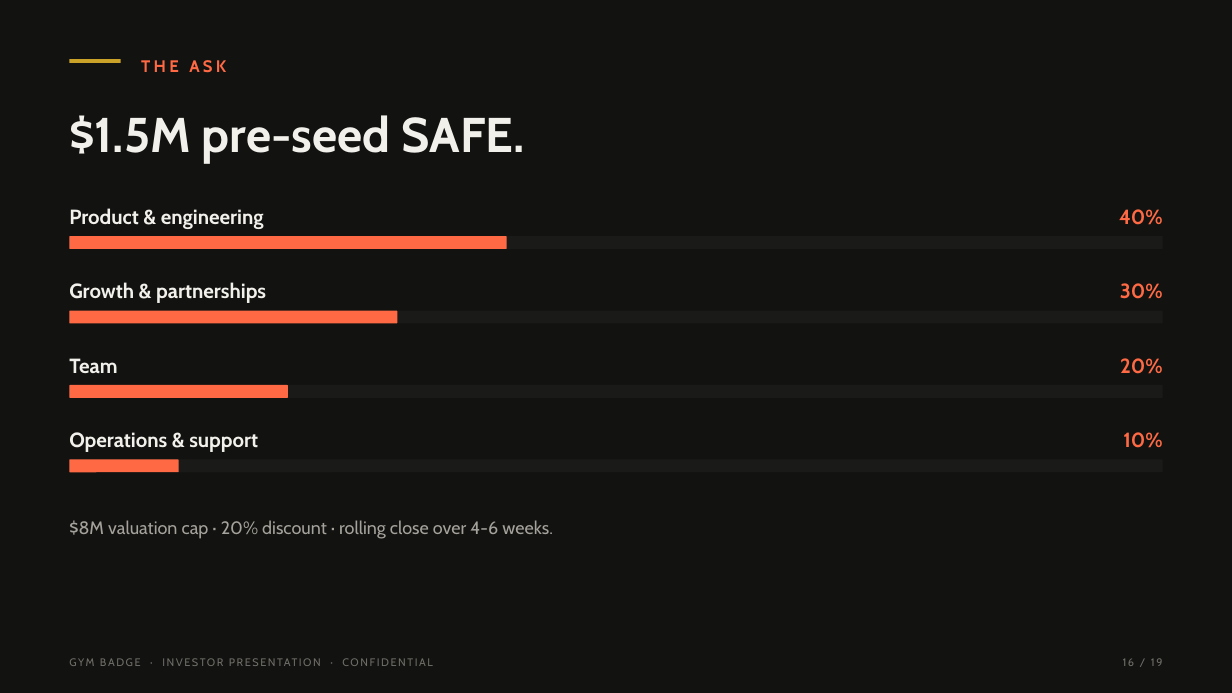
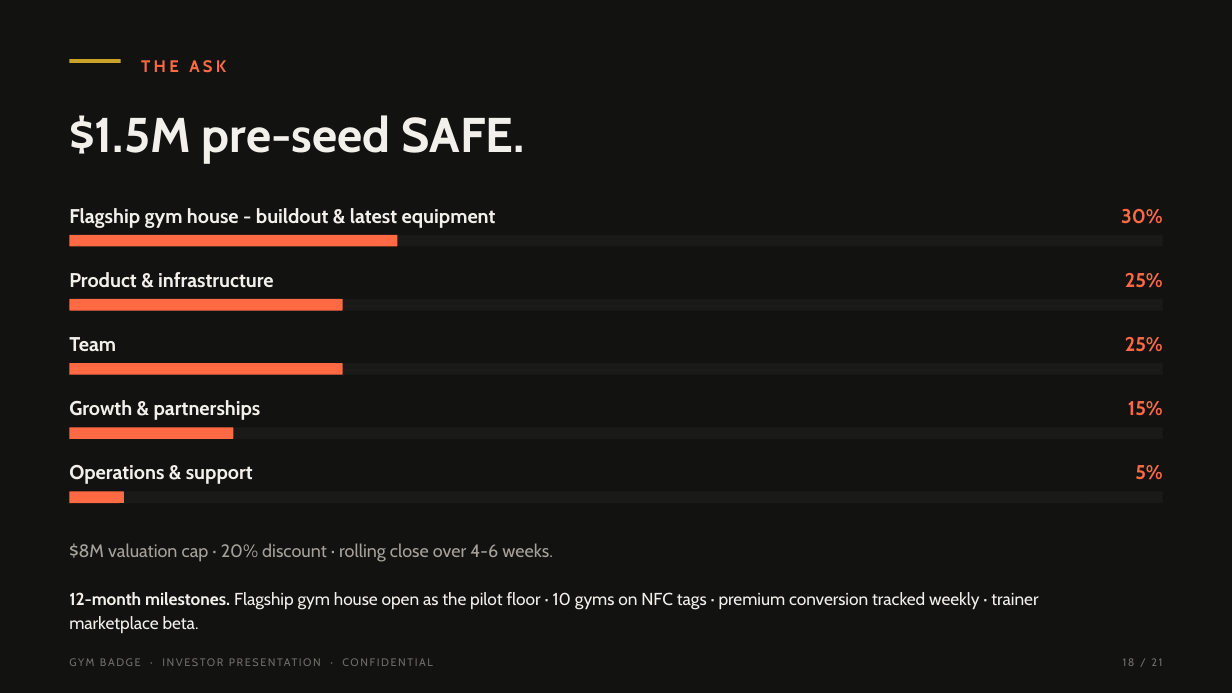
Before and after one commit to tearsmith10/Gym-badge, a slide deck: slide 18 of pitch/gymbadge-investor-deck.pptx (slide 16 before the commit). Drawn at 1232x693 pixels with LibreOffice and Linux fonts; fonts in the diff are those of the drawing. Boxes give left, top, right and bottom in pixels: in the first picture for what was removed or moved away, otherwise in the second. Text is boxed around its words. In the diff, an @@ line names an element or a change of style, - is before the commit and + after.

```diff
--- a/pitch/gymbadge-investor-deck.pptx
+++ b/pitch/gymbadge-investor-deck.pptx
@@ text at (69,208,496,228): text changed; size 16 to 15.5 pt @@
-Product & engineering
+Flagship gym house - buildout & latest equipment
@@ text "30%": place and size @@
-text "30%" at (1120,283,1163,299)
+text "30%" at (1121,209,1162,224)
@@ text removed at (1119,209,1163,225) @@
-40%
@@ rounded rectangle: place and size @@
-rounded rectangle at (69,237,1163,250)
+rounded rectangle at (69,235,1163,246)
@@ rounded rectangle: place and size @@
-rounded rectangle at (69,237,506,250)
+rounded rectangle at (69,235,397,246)
@@ rounded rectangle: place and size @@
-rounded rectangle at (69,311,1163,323)
+rounded rectangle at (69,299,1163,311)
@@ rounded rectangle: place and size @@
-rounded rectangle at (69,311,397,323)
+rounded rectangle at (69,299,343,311)
@@ text added at (69,272,274,288), 15.5 pt, text #F2F0EB, bold @@
+Product & infrastructure
@@ text added at (1125,273,1163,288), 15.5 pt, text #FF6A45, bold @@
+25%
@@ text "Team": place and size @@
-text "Team" at (69,358,117,374)
+text "Team" at (69,337,116,351)
@@ text at (1125,337,1163,352): text changed; size 16 to 15.5 pt @@
-20%
+25%
@@ rounded rectangle: place and size @@
-rounded rectangle at (69,385,1163,398)
+rounded rectangle at (69,363,1163,374)
@@ rounded rectangle: place and size @@
-rounded rectangle at (69,385,288,398)
+rounded rectangle at (69,363,343,374)
@@ size 16 to 15.5 pt in 4 elements at (69,337,116,351), (69,465,253,484), (1121,209,1162,224), (69,400,261,420) @@
@@ text "Growth & partnerships": place and size @@
-text "Growth & partnerships" at (69,282,266,303)
+text "Growth & partnerships" at (69,400,261,420)
@@ text at (1128,401,1163,416): text changed; size 16 to 15.5 pt @@
-10%
+15%
@@ rounded rectangle: place and size @@
-rounded rectangle at (69,459,1163,472)
+rounded rectangle at (69,427,1163,438)
@@ rounded rectangle: place and size @@
-rounded rectangle at (69,459,178,472)
+rounded rectangle at (69,427,233,438)
@@ text "Operations & support": place and size @@
-text "Operations & support" at (69,432,258,452)
+text "Operations & support" at (69,465,253,484)
@@ text added at (1135,465,1162,480), 15.5 pt, text #FF6A45, bold @@
+5%
@@ rounded rectangle added at (69,492,1163,503), fill #1A1A18 @@
@@ rounded rectangle added at (69,492,124,503), fill #FF6A45 @@
@@ text "$8M valuation cap · 20% ...": place and size @@
-text "$8M valuation cap · 20% ..." at (69,520,553,539)
+text "$8M valuation cap · 20% ..." at (69,543,553,562)
@@ text added at (69,592,1038,609), 13.5 pt, text #F2F0EB @@
+12-month milestones. Flagship gym house open as the pilot floor · 10 gyms on NFC tags · premium conversion tracked weekly · trainer
@@ text added at (69,616,199,633), 13.5 pt, text #F2F0EB @@
+marketplace beta.
@@ text at (1123,658,1162,666): text changed @@
-16 / 19
+18 / 21
```
Also in this commit, not shown: 17 other slides changed, 2 slides added, 3 other files.
